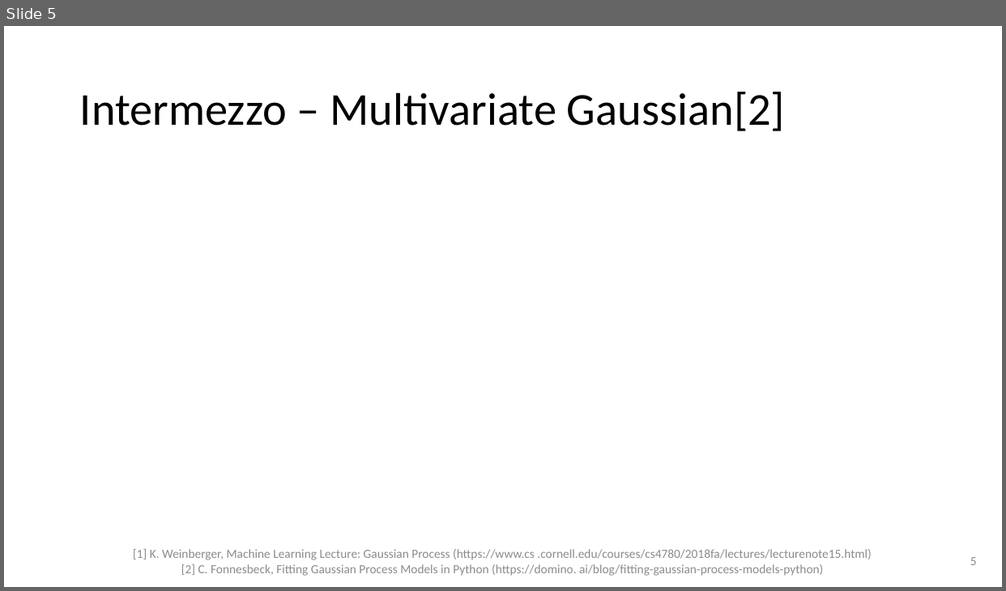
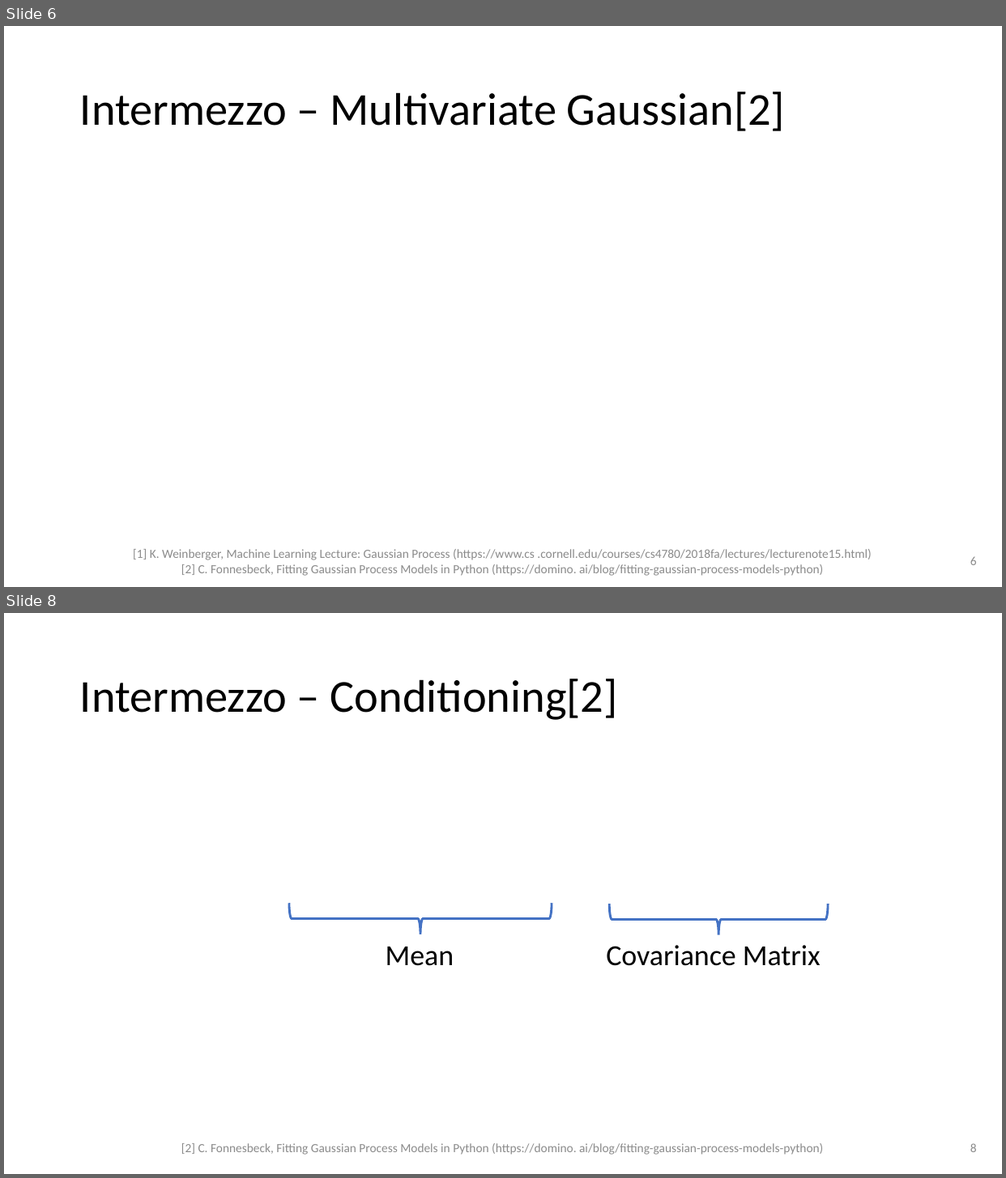
Before and after one commit to sebastian-k-physics/SciML_Gaussian_Processes, a slide deck: Gaussian_Processes_Sebastian_Klein.pptx. Shown one above the other, each under a label of ours: slide 5 before the commit, slides 6 and 8 after it; the slides between them are not shown. The pictures are 1006x591 and 1006x1178 pixels, drawn with LibreOffice and Linux fonts; fonts in the diff are those of the drawing; grey boxes stand for pictures. Boxes give left, top, right and bottom in pixels: in the first picture for what was removed or moved away, otherwise in the second. Text is boxed around its words. In the diff, an @@ line names an element or a change of style, - is before the commit and + after.

Commit message:
Added Marginalization + Conditioning to PP

```diff
--- a/Gaussian_Processes_Sebastian_Klein.pptx
+++ b/Gaussian_Processes_Sebastian_Klein.pptx
@@ slide 8 added at (4,613,1002,1174), background #FFFFFF @@
@@ title added at (80,679,618,720), 44 pt, text #000000 @@
+Intermezzo – Conditioning[2]
@@ group added at (290,903,829,966): 2 left braces, 2 texts @@
+Mean
+Covariance Matrix
@@ text added at (181,1144,823,1155), 12 pt, text #8C8C8C @@
+[2] C. Fonnesbeck, Fitting Gaussian Process Models in Python (https://domino. ai/blog/fitting-gaussian-process-models-python)
@@ page number added at (970,1144,977,1152), 12 pt, text #8C8C8C @@
+8
@@ what was slide 5 is now slide 6 @@
@@ page number at (970,557,977,565): text changed @@
-5
+6
```
Also in this commit, not shown: 1 slide changed, 6 other slides added, 4 other files.
